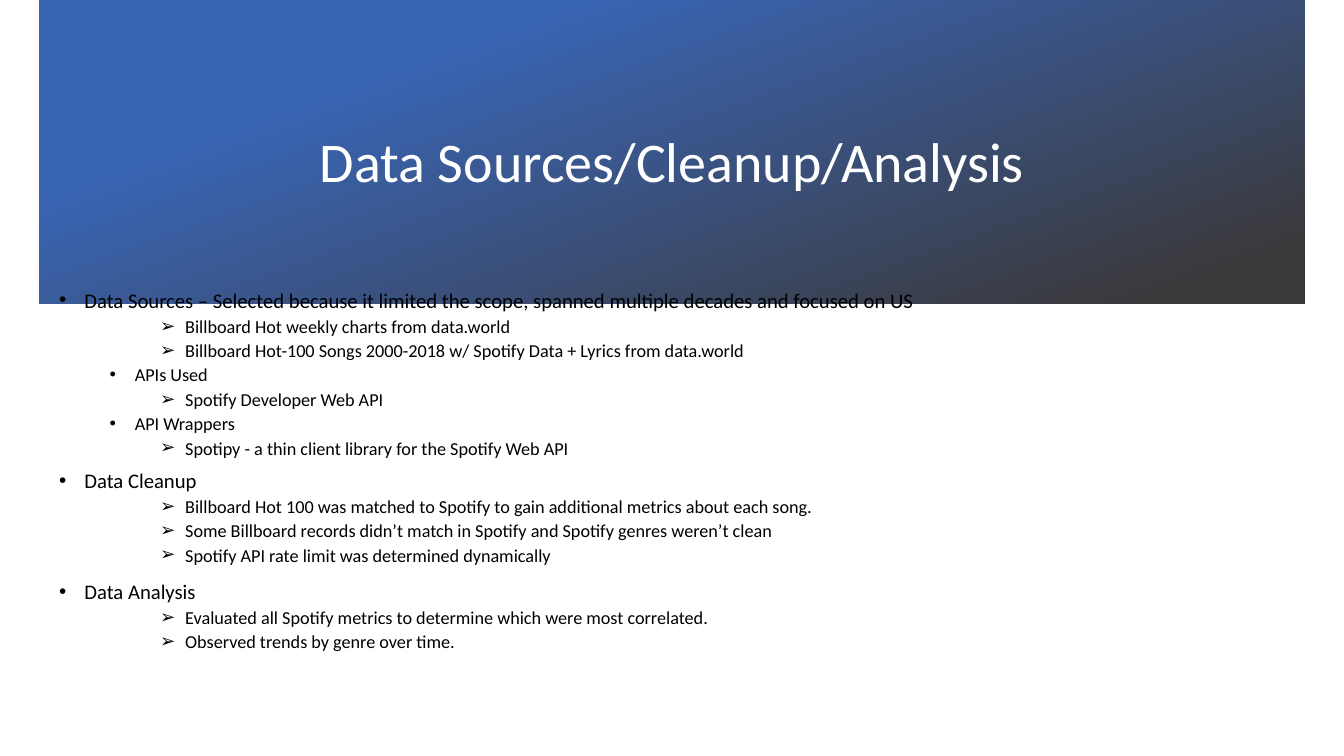
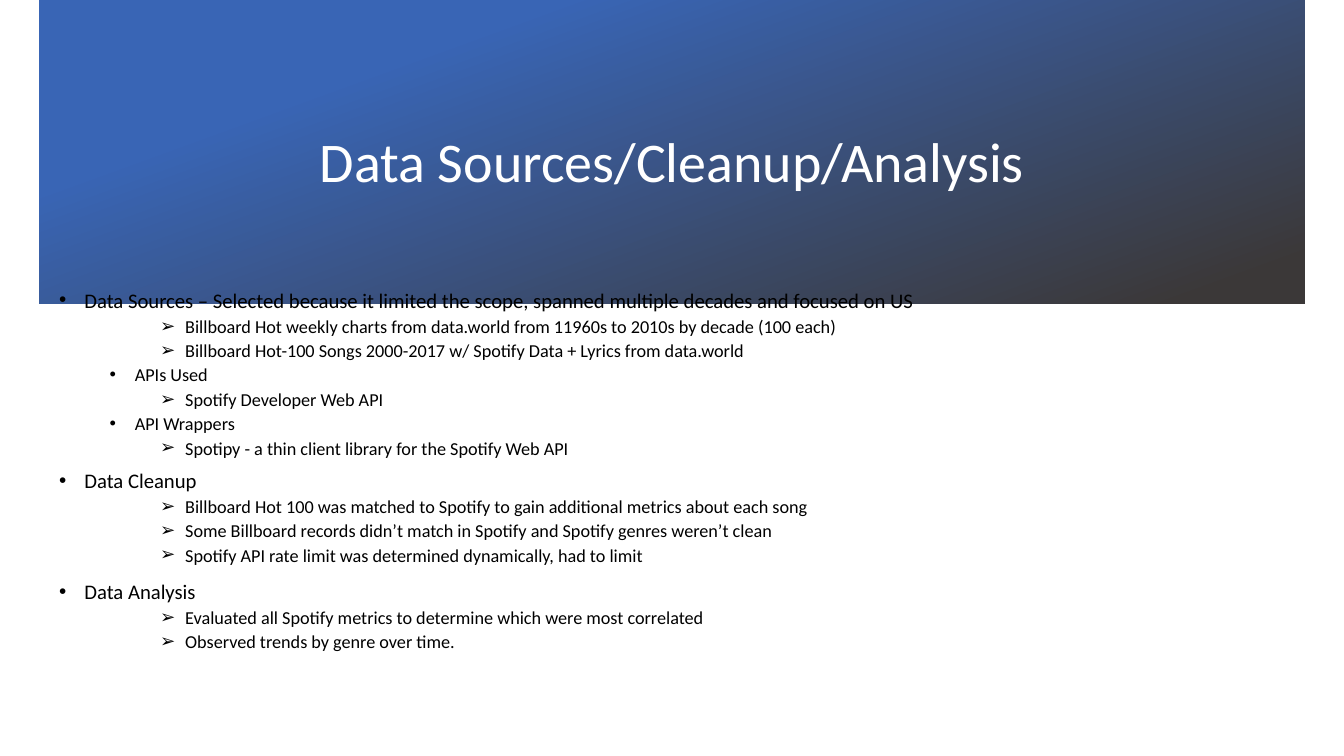
Before and after one commit to c-l-nguyen/hayleys-cosmic-songs, a slide deck: slide 3 of Music Trends Project v1.pptx. Drawn at 1344x756 pixels with LibreOffice and Linux fonts; fonts in the diff are those of the drawing; background and template pictures are left out. Boxes give left, top, right and bottom in pixels: in the first picture for what was removed or moved away, otherwise in the second. Text is boxed around its words. In the diff, an @@ line names an element or a change of style, - is before the commit and + after.

Commit message:
final slides

```diff
--- a/Music Trends Project v1.pptx
+++ b/Music Trends Project v1.pptx
@@ text at (185, 320, 835, 360): text changed @@
-    ➢ Billboard Hot weekly charts from data.world
-    ➢ Billboard Hot-100 Songs 2000-2018 w/ Spotify Data + Lyrics from data.world
+    ➢ Billboard Hot weekly charts from data.world from 11960s to 2010s by decade (100 each)
+    ➢ Billboard Hot-100 Songs 2000-2017 w/ Spotify Data + Lyrics from data.world
@@ text at (185, 500, 807, 516): text changed @@
-    ➢ Billboard Hot 100 was matched to Spotify to gain additional metrics about each song.
+    ➢ Billboard Hot 100 was matched to Spotify to gain additional metrics about each song
@@ text at (185, 549, 643, 565): text changed @@
-    ➢ Spotify API rate limit was determined dynamically
+    ➢ Spotify API rate limit was determined dynamically, had to limit
@@ text at (185, 611, 704, 627): text changed @@
-    ➢ Evaluated all Spotify metrics to determine which were most correlated.
+    ➢ Evaluated all Spotify metrics to determine which were most correlated
```
Also in this commit, not shown: 6 other slides changed, 1 other file.
